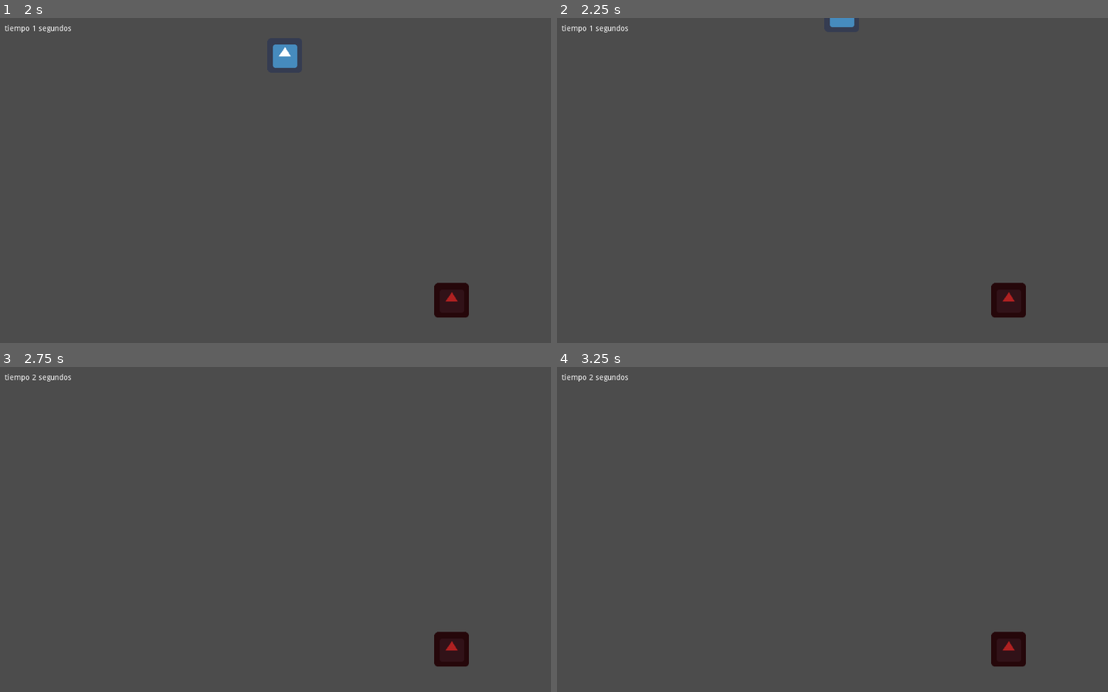
Above: before the commit, frames 1-4 (two rows, left to right).
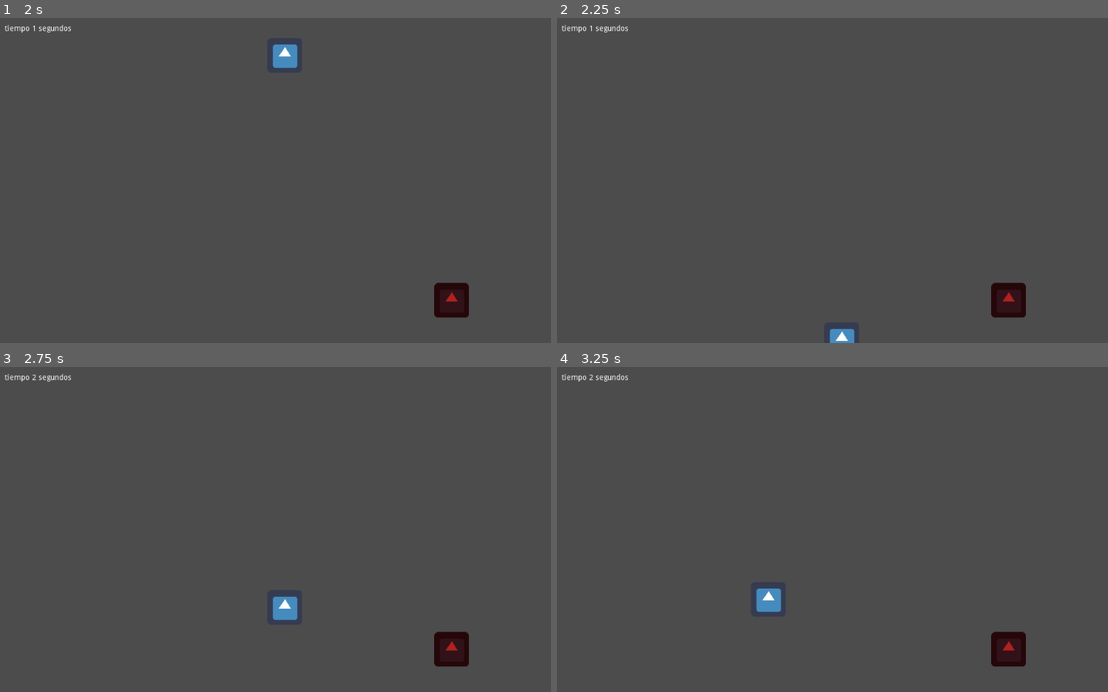
Above: after the commit, the same moments.

Repository: OssFate/CokeCatGames
Game: Godot game, scene res://menu.tscn
The game is run twice, just before and just after one commit, with the same random seed, the same clock (stepped at 60 frames per second) and the same inputs. The engine's default icon, where the game draws it, is replaced by a stand-in: a white triangle on a blue panel in a dark square.
Inputs:
- Up to frame 1 (2 s): click "Start" at 0.5 s; tap Enter at 1.25 s; hold Up (ui_up) from 1.28 s (still down)
- Up to frame 2 (2.25 s): keep holding Up (ui_up)
- Up to frame 3 (2.75 s): keep holding Up (ui_up)
- Up to frame 4 (3.25 s): release Up (ui_up) at 2.78 s; hold Left (ui_left) from 2.78 s (still down)

Frame 1 is identical in both runs. In frame 2, 0.3% of the frame differs, in the area x 49-55%, y 0-100%; in frame 3, 0.3%; in frame 4, 0.3%.

Commit message:
Added some WallHacks Things to do 1. Make it like reallyyyyy HUUUUGGEEEEE!!!! 2. Prettier ofc 3. Add some multiplayer cuz why not 4. Create a random world generator :D

Diff:
--- a/Gusanito/Game.gd
+++ b/Gusanito/Game.gd
@@ -1,20 +1,29 @@
 extends Node
 
+#Scenes
+var snake = load("res://snake.tscn")
+var fruit = load("res://Fruit.tscn")
+
+#Variables
+
+#Fruit spawn
 var projectResolution = OS.get_window_safe_area().size
 var fruitOffset = 32
 
-var snake = load("res://snake.tscn")
-var fruit = load("res://Fruit.tscn")
+#Timer
 var seconds = 0
 onready var timer = get_node("Timer")
 
-var tail = []
+#Le Snek
+#var tail = []
+var realSnek
 
 func _ready():
-	tail.append(snake.instance())
+	#tail.append(snake.instance())
+	realSnek = snake.instance()
 	#print(projectResolution)
 
-	add_child(tail[0])
+	add_child(realSnek)
 	spawn_fruit()
 	pass
 
@@ -37,7 +46,79 @@
 	#spawn_fruit()
 	pass # replace with function body
 
+
+
 func _process(delta):
 	seconds += delta
 	timer.set_text("tiempo %d segundos" % seconds)
 	pass
+
+########################################################################################################
+#### Weird useless code starts here
+########################################################################################################
+##Enum
+#enum Zone { ZLeft, ZRight, ZUp, ZDown, ZoneSama, OutZoned, ZUR, ZUL, ZDR, ZDL }
+#
+##Wall Hacks
+#var currentZone = Zone.ZoneSama
+#var zoneLimit = [0,0,0,0]
+#var zoneLimitFactor = 0.1
+#var snekClone = {}
+#
+#func wall_hacks():
+#	var tempZone = currentZone
+#
+#	currentZone = getLeZone(realSnek)
+#
+#	if currentZone != ZoneSama:
+#
+#		print("wut")
+#
+#	pass
+#
+#func setZonesLimits():
+#	zoneLimit[0] = projectResolution.x * zoneLimitFactor
+#	zoneLimit[1] = projectResolution.y * zoneLimitFactor
+#	zoneLimit[2] = projectResolution.x * (1 - zoneLimitFactor)
+#	zoneLimit[3] = projectResolution.y * (1 - zoneLimitFactor)
+#	pass
+#
+#func createSnekClone(key):
+#	snekClone[key] = realSnek.duplicate()
+#	var newPos
+#
+#	pass
+#
+#func getLeZone(sneekyPos):
+#	var leZone = ZoneSama
+#
+#	if sneekyPos.x < 0 or sneekyPos.x > projectResolution.x or sneekyPos.y < 0 or sneekyPos.y > projectResolution.y:
+#		leZone = OutZoned
+#		return leZone
+#	elif sneekyPos.x > zoneLimit[0] and sneekyPos.x < zoneLimit[2] and sneekyPos.y > zoneLimit[1] and sneekyPos.y < zoneLimit[3]:
+#		leZone = ZoneSama
+#		return leZone
+#
+#	if sneekyPos.x >= 0 and sneekyPos.x < zoneLimit[0]:
+#		leZone = ZLeft
+#	elif sneekyPos.x <= projectResolution.x and sneekyPos.x > zoneLimit[2]:
+#		leZone = ZRight
+#
+#	if sneekyPos.y >= 0 and sneekyPos.y < zoneLimit[1]:
+#		match leZone:
+#			ZLeft:
+#				leZone = ZUL
+#			ZRight:
+#				leZone = ZUR
+#			_:
+#				leZone = ZUp
+#	elif sneekyPos.y > zoneLimit[3] and sneekyPos.y <= projectResolution.y:
+#		match leZone:
+#			ZLeft:
+#				leZone = ZDL
+#			ZRight:
+#				leZone = ZDR
+#			_:
+#				leZone = ZDown
+#
+#	return leZone
--- a/Gusanito/StaticBody2D.gd
+++ /dev/null
@@ -1,7 +0,0 @@
-extends StaticBody2D
-
-func _ready():
-	var pos = position
-
-	print(pos)
-	pass
--- a/Gusanito/snake.gd
+++ b/Gusanito/snake.gd
@@ -1,28 +1,29 @@
 extends KinematicBody2D
 
-const gameInstance = preload("res://Game.gd")
+var windowSize = OS.get_window_safe_area().size
+export var outOffset = 0
+export var relocate = false
 
 var motion = Vector2()
 export var speed = 100
 
 func _physics_process(delta):
 	if Input.is_action_pressed("ui_right"):
-		motion.x = speed
-		motion.y = 0
+		motion = Vector2(speed, 0)
 
 	if Input.is_action_pressed("ui_left"):
-		motion.x = -speed
-		motion.y = 0
+		motion = Vector2(-speed, 0)
 
 	if Input.is_action_pressed("ui_up"):
-		motion.x = 0
-		motion.y = -speed
+		motion = Vector2(0, -speed)
 
 	if Input.is_action_pressed("ui_down"):
-		motion.x = 0
-		motion.y = speed
+		motion = Vector2(0, speed)
 
 	move_and_slide(motion)
+
+	if outOfBounds() and relocate:
+		relocateSnek()
 
 	if get_slide_count() > 0 :
 		var coll = get_slide_collision(0)
@@ -31,6 +32,34 @@
 		#re spawn fruit
 		get_node("..").spawn_fruit()
 
+func relocateSnek():
+	var delta = 0
+
+	if motion.x == speed:
+		delta = self.position.x - (windowSize.x + outOffset)
+		self.position.x = delta
+	elif motion.x == -speed:
+		delta = self.position.x - outOffset
+		self.position.x = windowSize.x + delta
+	elif motion.y == speed:
+		delta = self.position.y - (windowSize.y + outOffset)
+		self.position.y = delta
+	elif motion.y == -speed:
+		delta = self.position.y - outOffset
+		self.position.y = windowSize.y + delta
+	else:
+		print("Something weird happened")
+	pass
+
+func outOfBounds():
+	var pos = self.position
+	var bounds = [0 - outOffset, windowSize.x + outOffset, windowSize.y + outOffset]
+
+	if pos.x < bounds[0] or pos.x > bounds[1] or pos.y < bounds[0] or pos.y > bounds[2]:
+		return true
+
+	return false
+
 func get_bigger():
 	#Should get big here :D
 	print("ITS GONNA BE HUUUUGGGEEEEE")
--- a/Gusanito/snake.tscn
+++ b/Gusanito/snake.tscn
@@ -19,6 +19,8 @@
 __meta__ = {
 "_edit_group_": true
 }
+outOffset = 0
+relocate = true
 speed = 300
 
 [node name="Sprite" type="Sprite" parent="." index="0"]
